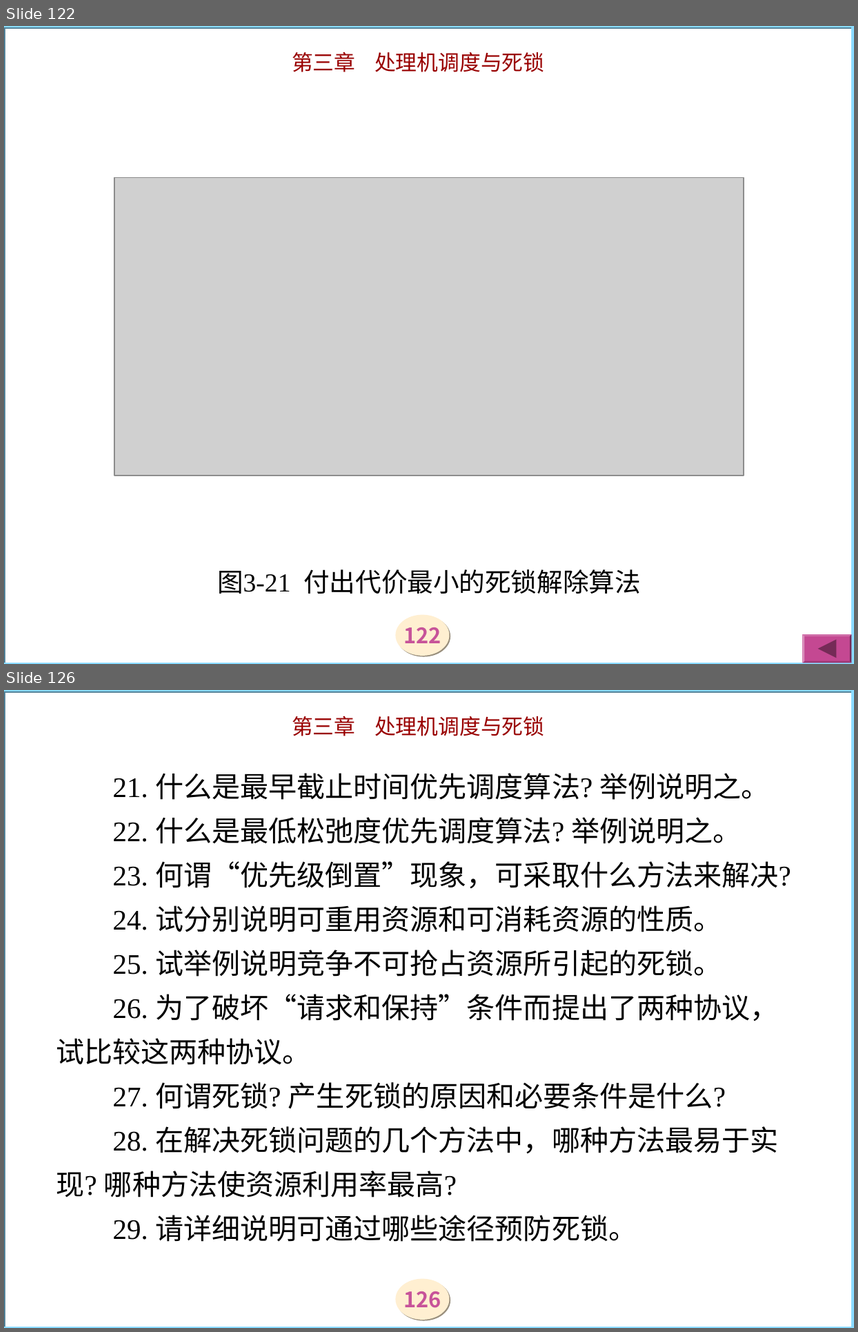
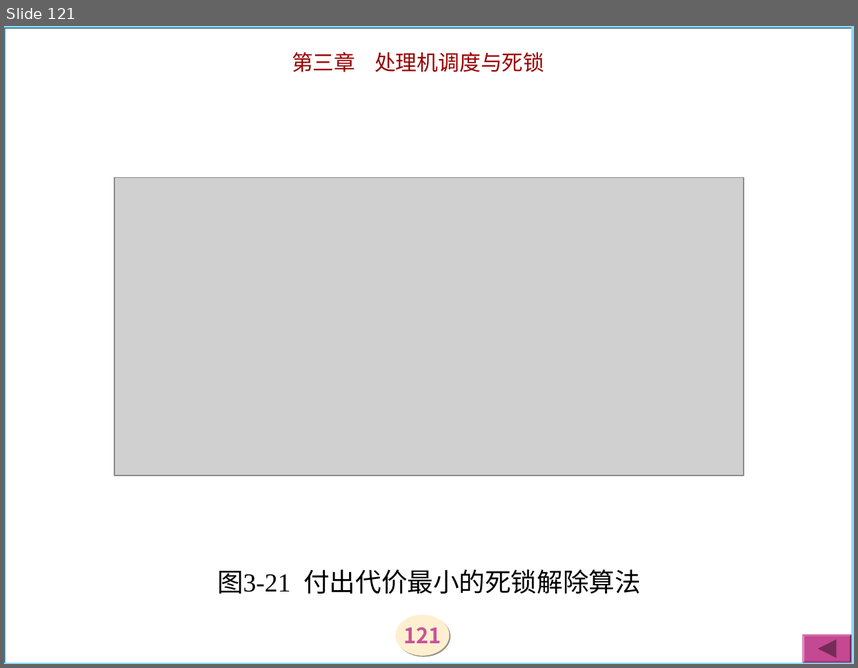
Before and after one commit to zjyesir/hmc_OS, a slide deck: ppt/3调度和死锁.ppt. Shown one above the other, each under a label of ours: slides 122 and 126 before the commit, slide 121 after it; the slides between them are not shown. The pictures are 858x1332 and 858x668 pixels, drawn with LibreOffice and Linux fonts; fonts in the diff are those of the drawing; grey boxes stand for pictures; background and template pictures are left out. Boxes give left, top, right and bottom in pixels: in the first picture for what was removed or moved away, otherwise in the second. Text is boxed around its words. In the diff, an @@ line names an element or a change of style, - is before the commit and + after.

```diff
--- a/ppt/3调度和死锁.ppt
+++ b/ppt/3调度和死锁.ppt
@@ slide 126 removed at [4, 690, 854, 1328], background picture (left out); not listed: 3 template elements that a slide beside it also shows @@
@@ title removed at [56, 773, 791, 1241] @@
-21. 什么是最早截止时间优先调度算法? 举例说明之。
-22. 什么是最低松弛度优先调度算法? 举例说明之。
-23. 何谓“优先级倒置”现象，可采取什么方法来解决?
-24. 试分别说明可重用资源和可消耗资源的性质。
-25. 试举例说明竞争不可抢占资源所引起的死锁。
-26. 为了破坏“请求和保持”条件而提出了两种协议，试比较这两种协议。
-27. 何谓死锁? 产生死锁的原因和必要条件是什么?
-28. 在解决死锁问题的几个方法中，哪种方法最易于实现? 哪种方法使资源利用率最高?
-29. 请详细说明可通过哪些途径预防死锁。
@@ what was slide 122 is now slide 121 @@
@@ page number at [404, 627, 441, 643]: text changed @@
-122
+121
```
Also in this commit, not shown: 11 slides changed, 1 slide added, 6 other slides removed.
